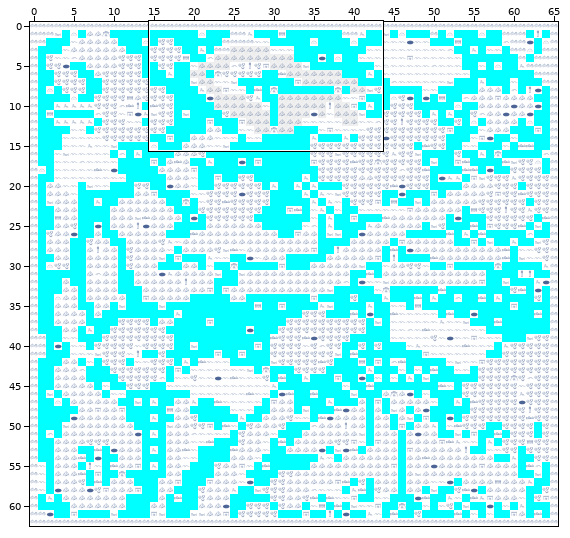
An edit to a level. Tiled map, all/maps/lom_map_novel.tmx. The first picture is a wide view before the edit; the outline marks the close-up.
Close-up. Before:
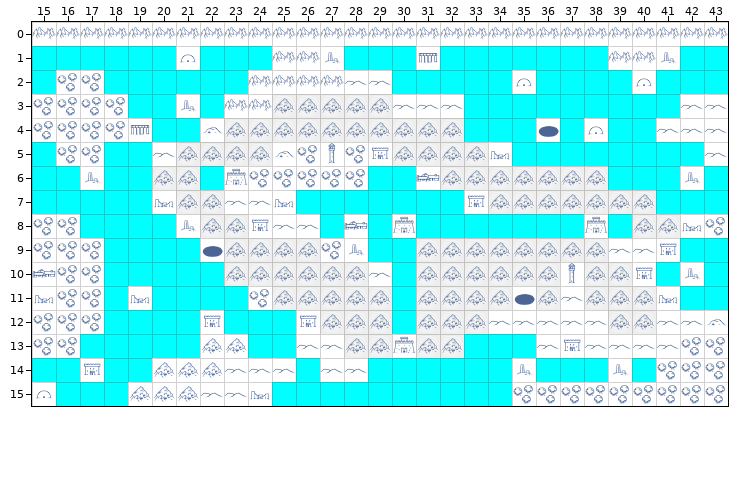
Cells are 64x64 px. Shown: x 15..43, y 0..15.
And afterwards:
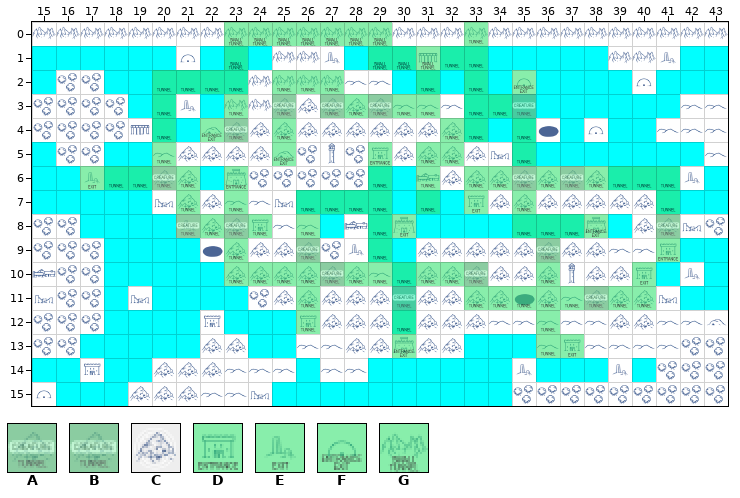
Key: from "flags": A 1, B 3, C 8, D 10, E 11, F 12, G 13.
_ is an empty cell, . an unchanged one.
Tiles of an added or newly shown layer are drawn over the layers below it.
See-through tiles are keyed as they look on the map.
From old to new:
--- layer "Impassable" (now hidden)
@@ x 20..41 @@
- 3 .....CCCCC............
- 4 ...CCCCCCCCCC.........
- 5 .CCCC.....CCCC........
- 6 CC..........CCCCCCC...
- 7 .CC...........CCCCCCC.
- 8 ..CC................CC
- 9 ...CCCC....CCCCCCCC...
-10 ...CCCCCC..CCCCCC.CC..
-11 .....CCCCC.CCCC.C.CCC.
-12 .......CCC.CCC.....CC.
-13 ........CC.CC.........
+ 3 ....._____............
+ 4 ...__________.........
+ 5 .____.....____........
+ 6 __.........._______...
+ 7 .__..........._______.
+ 8 ..__................__
+ 9 ...____....________...
+10 ...______..______.__..
+11 ....._____.____._.___.
+12 .......___.___.....__.
+13 ........__.__.........
--- layer "Tunnels" (now shown)
@@ x 17..41 @@
- 0 ......_______..._........
- 1 ......_....._____........
- 2 ...____.___..._._._......
- 3 ..._.._._._____.___......
- 4 ..._.__._......__._......
- 5 ..._...._..._.__.._......
- 6 _____._....._._._________
- 7 ...._._..____._._._....._
- 8 ....____._..__....____.._
- 9 ......_.._.._......_...._
-10 ......___________.._..._.
-11 ........._..._..________.
-12 ........._..._....._.....
-13 ............._.....__....
+ 0 ......GGGGGGG...A........
+ 1 ......G.....GGGAA........
+ 2 ...AAAA.AAA...A.A.F......
+ 3 ...A..A.A.AAAAA.AAA......
+ 4 ...A.FA.A......AA.A......
+ 5 ...A....F...D.AA..A......
+ 6 EAAAA.D.....A.A.AAAAAAAAA
+ 7 ....A.A..AAAA.A.E.A.....A
+ 8 ....AAAA.A..AE....AAAF..A
+ 9 ......A..A..A......A....D
+10 ......AAAAAAAAAAA..A...E.
+11 .........A...A..AAAAAAAA.
+12 .........A...A.....A.....
+13 .............F.....AE....
--- layer "Creature" (now shown)
@@ x 23..35 @@
- 3 .._._._....._
- 4 _............
+ 3 ..B.B.B.....B
+ 4 B............
@@ x 20..37 @@
- 6 _.............._._
+ 6 B..............B.B
@@ x 21..41 @@
- 8 _._................._
- 9 ....._........._.....
-10 ......_....._........
-11 ........._......._...
+ 8 B.B.................B
+ 9 .....B.........B.....
+10 ......B.....B........
+11 .........B.......B...
Boxes around the changes in both close-ups, in picture pixels (x1, y1, x2, y2):
changed: (80, 22, 680, 358)
